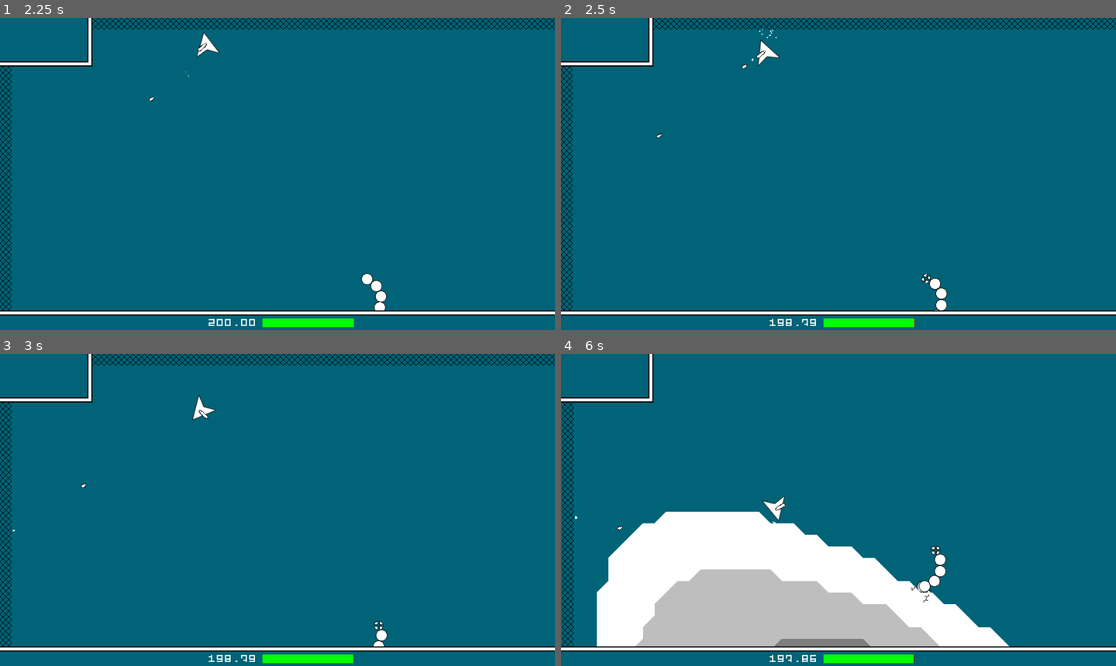
Above: before the commit, frames 1-4 (two rows, left to right).
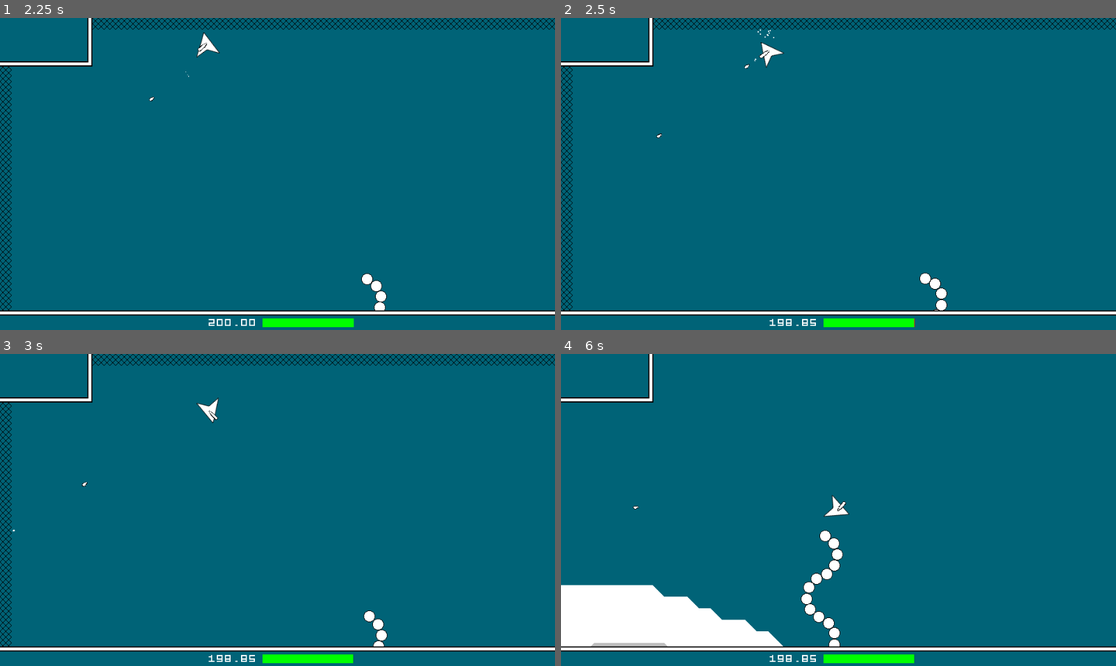
Above: after the commit, the same moments.

Repository: LangII/ProjectSpaceMiner
Game: Godot game, scene res://scenes/Main.tscn
Same seed, same stepped clock (60 frames per second), same inputs: the game is played once before the commit and once after it.
Inputs (mouse positions are in pixels of both pictures, inside the frame that each line leads up to):
- Up to frame 1 (2.25 s): move the mouse to (249, 236) at 0.52 s; press the mouse at (249, 236) at 0.53 s; hold W (up) 0.53-2.03 s; move the mouse to (444, 220) at 1.27 s; release the mouse at (444, 220) at 1.28 s; tap T (test) at 1.35 s; move the mouse to (111, 127) at 2.02 s; press the mouse at (111, 127) at 2.03 s; hold A (left) from 2.03 s (still down)
- Up to frame 2 (2.5 s): keep holding A (left)
- Up to frame 3 (3 s): keep holding A (left); move the mouse to (305, 510) at 2.77 s; release the mouse at (305, 510) at 2.78 s; tap T (test) at 2.85 s
- Up to frame 4 (6 s): move the mouse to (755, 432) at 3.52 s; release A (left) at 3.53 s; press the mouse at (755, 432) at 3.53 s; hold S (down) 3.53-4.28 s; move the mouse to (960, 494) at 4.27 s; release the mouse at (960, 494) at 4.28 s; hold D (right) 4.28-5.03 s; tap T (test) at 4.35, 5.85 s; move the mouse to (727, 525) at 5.02 s; press the mouse at (727, 525) at 5.03 s; hold W (up) 5.03-5.78 s; move the mouse to (894, 441) at 5.77 s; release the mouse at (894, 441) at 5.78 s; hold D (right) from 5.78 s (still down)

Frame 1 is identical in both runs. In frame 2, 0.3% of the frame differs, in the area x 32-67%, y 3-99%; in frame 3, 0.4%; in frame 4, 23%, in the area x 0-81%, y 15-100%.

Commit message:
dirty enemy02 dynamic segment count

Diff:
--- a/scenes/Enemy02.tscn
+++ b/scenes/Enemy02.tscn
@@ -1,13 +1,10 @@
-[gd_scene load_steps=8 format=2]
+[gd_scene load_steps=6 format=2]
 
 [ext_resource path="res://scripts/Enemy02.gd" type="Script" id=1]
-[ext_resource path="res://sprites/enemy_02_b.png" type="Texture" id=2]
 [ext_resource path="res://sprites/enemy_02_a.png" type="Texture" id=3]
 [ext_resource path="res://sprites/enemy_02_c.png" type="Texture" id=4]
 
 [sub_resource type="CircleShape2D" id=1]
-
-[sub_resource type="CircleShape2D" id=2]
 
 [sub_resource type="CircleShape2D" id=3]
 radius = 5.0
@@ -15,66 +12,12 @@
 [node name="Enemy02" type="KinematicBody2D"]
 script = ExtResource( 1 )
 
+[node name="CollisionShape2D" type="CollisionShape2D" parent="."]
+shape = SubResource( 1 )
+
 [node name="HeadImg" type="Sprite" parent="."]
 position = Vector2( 0, -5 )
 texture = ExtResource( 3 )
-
-[node name="CollisionShape2D" type="CollisionShape2D" parent="."]
-shape = SubResource( 1 )
-
-[node name="Segment01" type="Area2D" parent="."]
-position = Vector2( 0, 20 )
-
-[node name="Segment01Img" type="Sprite" parent="Segment01"]
-texture = ExtResource( 2 )
-
-[node name="CollisionShape2D" type="CollisionShape2D" parent="Segment01"]
-shape = SubResource( 2 )
-
-[node name="Segment02" type="Area2D" parent="."]
-position = Vector2( 0, 40 )
-
-[node name="Segment02Img" type="Sprite" parent="Segment02"]
-texture = ExtResource( 2 )
-
-[node name="CollisionShape2D" type="CollisionShape2D" parent="Segment02"]
-shape = SubResource( 2 )
-
-[node name="Segment03" type="Area2D" parent="."]
-position = Vector2( 0, 60 )
-
-[node name="Segment03Img" type="Sprite" parent="Segment03"]
-texture = ExtResource( 2 )
-
-[node name="CollisionShape2D" type="CollisionShape2D" parent="Segment03"]
-shape = SubResource( 2 )
-
-[node name="Segment04" type="Area2D" parent="."]
-position = Vector2( 0, 80 )
-
-[node name="Segment04Img" type="Sprite" parent="Segment04"]
-texture = ExtResource( 2 )
-
-[node name="CollisionShape2D" type="CollisionShape2D" parent="Segment04"]
-shape = SubResource( 2 )
-
-[node name="Segment05" type="Area2D" parent="."]
-position = Vector2( 0, 100 )
-
-[node name="Segment05Img" type="Sprite" parent="Segment05"]
-texture = ExtResource( 2 )
-
-[node name="CollisionShape2D" type="CollisionShape2D" parent="Segment05"]
-shape = SubResource( 2 )
-
-[node name="Segment06" type="Area2D" parent="."]
-position = Vector2( 0, 120 )
-
-[node name="Segment06Img" type="Sprite" parent="Segment06"]
-texture = ExtResource( 2 )
-
-[node name="CollisionShape2D" type="CollisionShape2D" parent="Segment06"]
-shape = SubResource( 2 )
 
 [node name="Tail" type="Area2D" parent="."]
 position = Vector2( 0, 135 )
--- a/scripts/Enemy02.gd
+++ b/scripts/Enemy02.gd
@@ -88,6 +88,8 @@
 	keep duplicates in correct order.
 	"""
 
+	SEGMENT_COUNT = _segment_count
+
 	initSpine()
 
 	copySegments(_segment_count)
@@ -141,16 +143,21 @@
 	SEGMENT_TO_SEGMENT_SPINE_COUNT = int(SEGMENT_DIAMETER / SPINE_TO_SPINE_DIST) + 1
 	SEGMENT_TO_TAIL_SPINE_COUNT = int(((SEGMENT_DIAMETER / 2) + (TAIL_DIAMETER / 2)) / SPINE_TO_SPINE_DIST) + 1
 	TOTAL_SPINE_COUNT = (SEGMENT_TO_SEGMENT_SPINE_COUNT * SEGMENT_COUNT) + SEGMENT_TO_TAIL_SPINE_COUNT
+
+	print("\nTOTAL_SPINE_COUNT = ", TOTAL_SPINE_COUNT)
+
 	for i in TOTAL_SPINE_COUNT:  spine += [global_position]
 
 
 func copySegments(_segment_count:int) -> void:
 
-	print("\nsegment_scn = ", segment_scn)
-
-	for i in _segment_count:
+#	print("\nsegment_scn = ", segment_scn)
+
+	SEGMENT_COUNT = _segment_count
+
+	for i in range(SEGMENT_COUNT, 0, -1):
 #		print("i = ", i)
-		i += 1
+#		i += 1
 
 		var area_2d_name = 'Segment%02d' % [i]
 		var sprite_name = 'Segment%02dImg' % [i]
@@ -160,6 +167,8 @@
 		var segment = segment_scn.instance()
 		segment.name = area_2d_name
 		segment.get_node('SegmentImg').name = sprite_name
+
+		add_child_below_node($HeadImg, segment)
 
 
 
@@ -224,7 +233,13 @@
 
 
 func moveSegmentsAlongSpine() -> void:
+
+#	print("\nsegments_map = ", segments_map)
+
 	for segment_name in segments_map.keys():
+
+#		print("\nsegment_name = ", segment_name)
+
 		segments_map[segment_name]['node'].global_position = spine[segments_map[segment_name]['spine_i']]
 
 
--- a/scripts/EnemyGenLogic.gd
+++ b/scripts/EnemyGenLogic.gd
@@ -76,7 +76,7 @@
 
 	_enemies_.add_child(enemy_inst)
 
-	enemy_inst.init(5)
+	enemy_inst.init(20)
 
 	enemy_inst.global_position = Vector2(620, 450)
 
